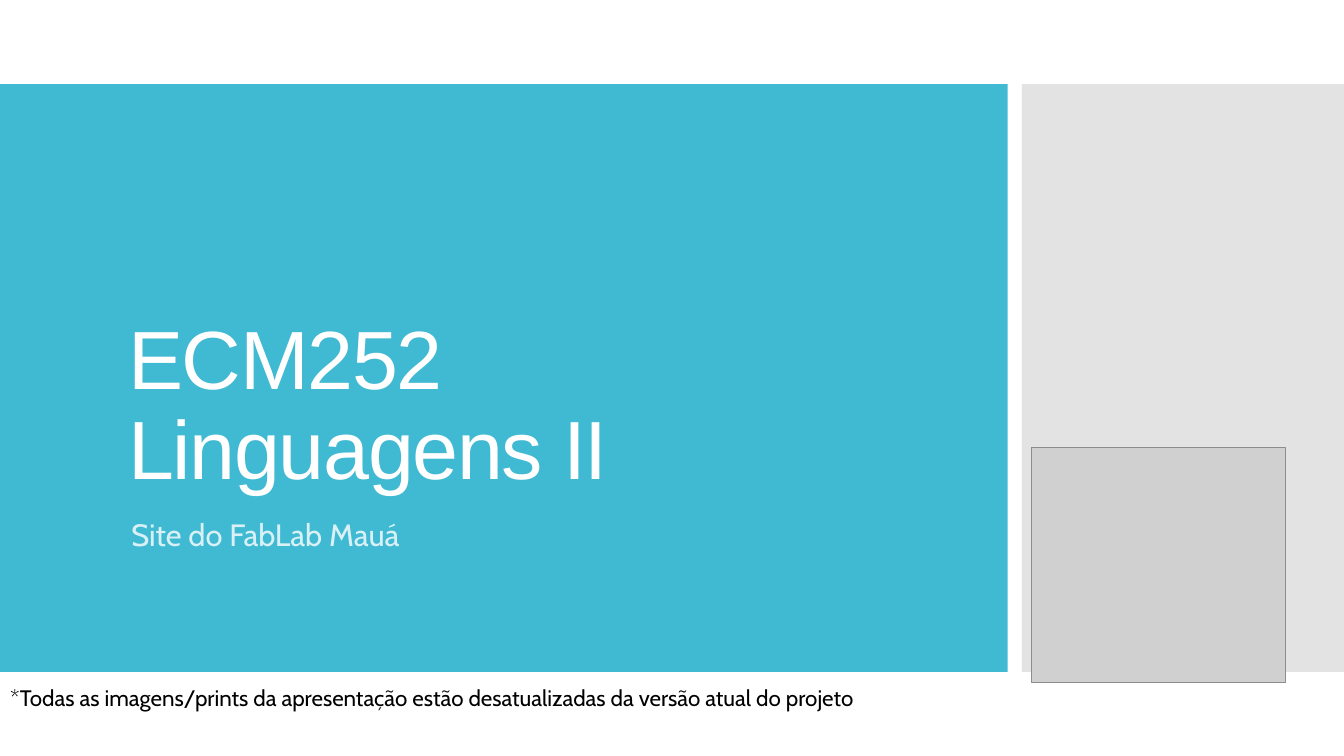
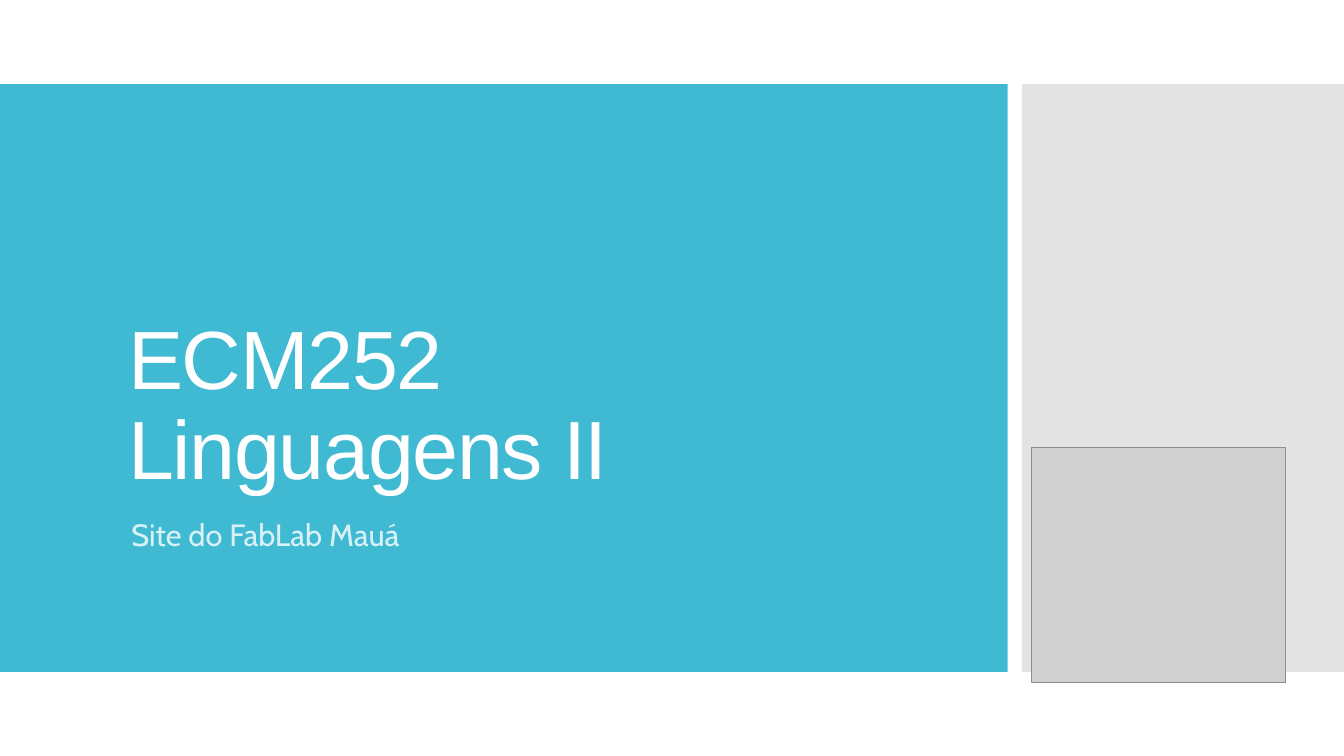
Before and after one commit to arthurnovello/site-fablab-maua, a slide deck: slide 1 of Apresentação.pptx. Drawn at 1344x756 pixels with LibreOffice and Linux fonts; fonts in the diff are those of the drawing; grey boxes stand for pictures. Boxes give left, top, right and bottom in pixels: in the first picture for what was removed or moved away, otherwise in the second. Text is boxed around its words. In the diff, an @@ line names an element or a change of style, - is before the commit and + after.

```diff
--- a/Apresentação.pptx
+++ b/Apresentação.pptx
@@ text removed at bbox=[10, 689, 854, 712] @@
-*Todas as imagens/prints da apresentação estão desatualizadas da versão atual do projeto
```
Also in this commit, not shown: 1 other slide changed, 7 slides added, 6 slides removed, 5 other files.
